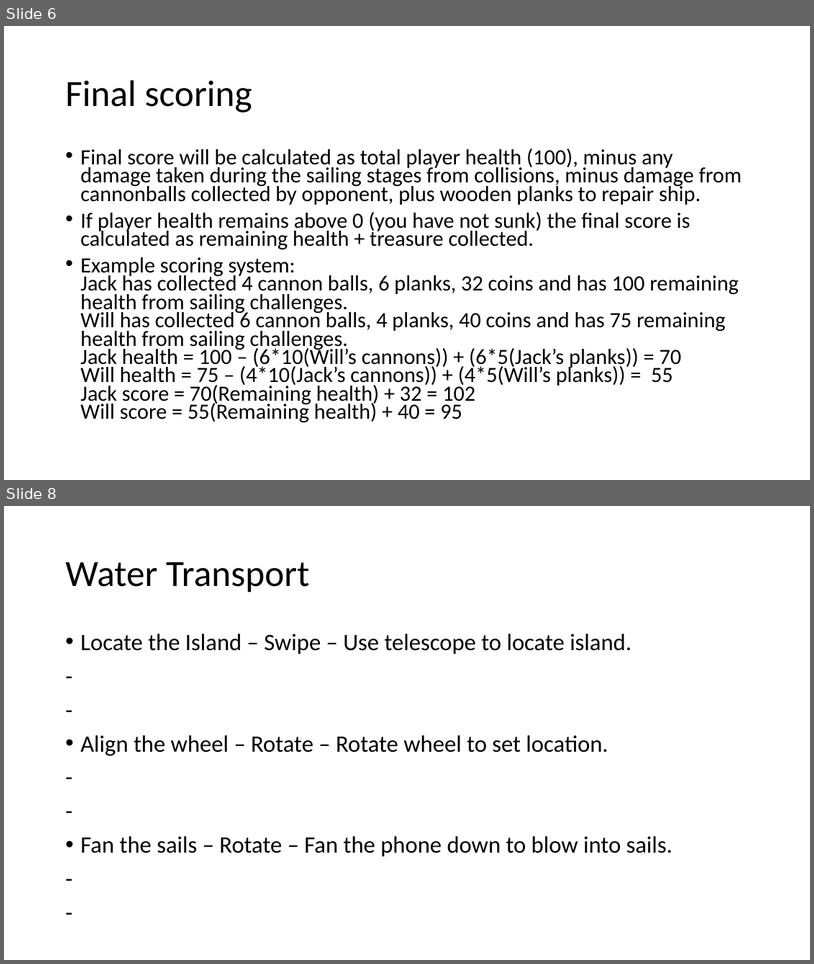
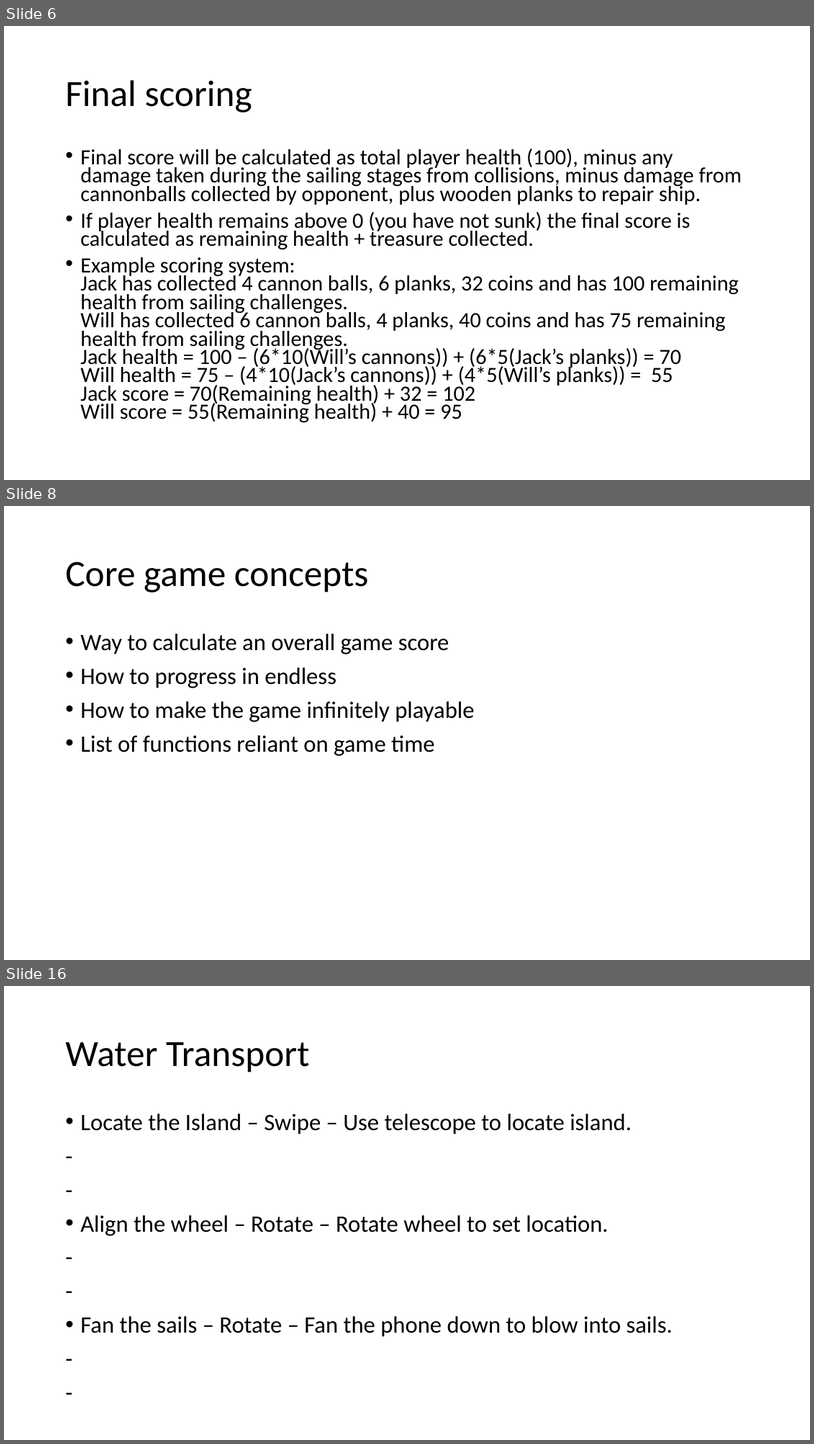
Before and after one commit to Mr-Turtle12/Mobile-Pirate-Game, a slide deck: Pirate game.pptx. Shown one above the other, each under a label of ours: slides 6 and 8 before the commit, slides 6, 8 and 16 after it; the slides between them are not shown. The pictures are 814x964 and 814x1444 pixels, drawn with LibreOffice and Linux fonts; fonts in the diff are those of the drawing. Boxes give left, top, right and bottom in pixels: in the first picture for what was removed or moved away, otherwise in the second. Text is boxed around its words. In the diff, an @@ line names an element or a change of style, - is before the commit and + after.

```diff
--- a/Pirate game.pptx
+++ b/Pirate game.pptx
@@ slide 8 added at [4,506,810,960], background #FFFFFF @@
@@ title added at [65,561,368,592], 44 pt, text #000000 @@
+Core game concepts
@@ text added at [80,633,474,756], 28 pt, text #000000 @@
+• Way to calculate an overall game score
+• How to progress in endless
+• How to make the game infinitely playable
+• List of functions reliant on game time
@@ what was slide 8 is now slide 16 @@
```
Also in this commit, not shown: 1 slide changed, 7 other slides added.
